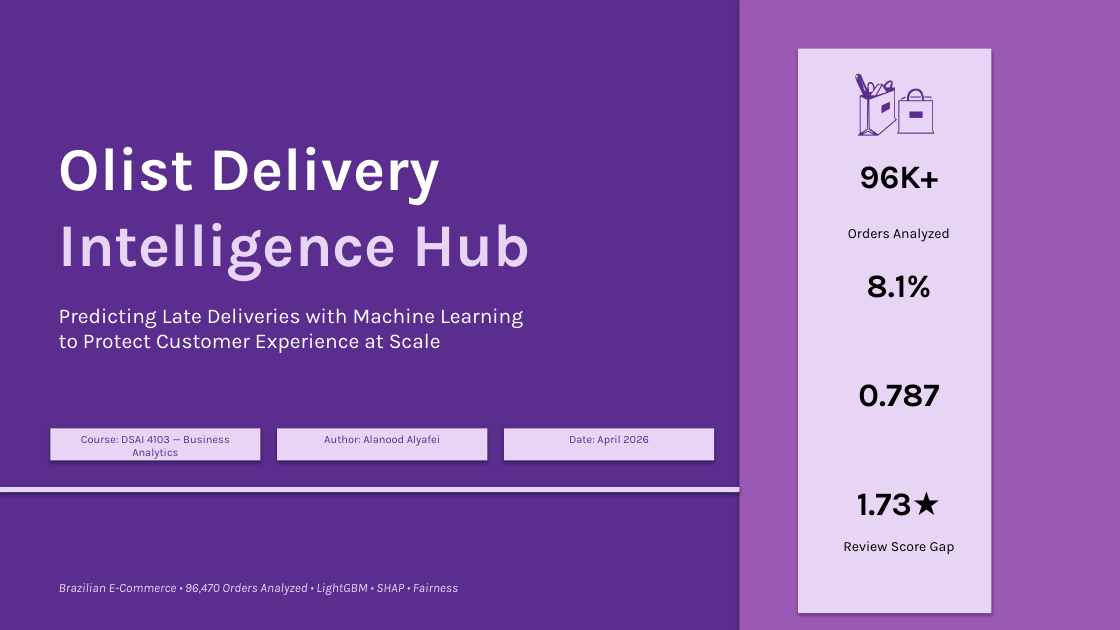
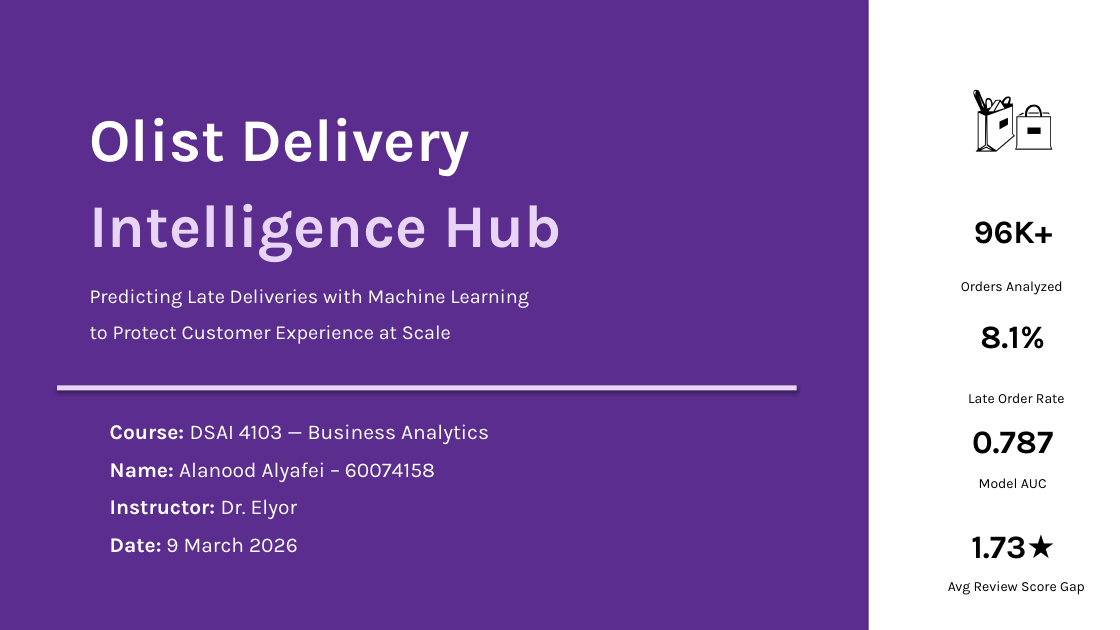
Before and after one commit to Alanood-Alyafeai/olist_analytics_AdvanceBusinessAnalytics_Project, a slide deck: slide 1 of Olist_Delivery_Intelligence_Presentation.pptx. Drawn at 1120x630 pixels with LibreOffice and Linux fonts; fonts in the diff are those of the drawing. Boxes give left, top, right and bottom in pixels: in the first picture for what was removed or moved away, otherwise in the second. Text is boxed around its words. In the diff, an @@ line names an element or a change of style, - is before the commit and + after.

```diff
--- a/Olist_Delivery_Intelligence_Presentation.pptx
+++ b/Olist_Delivery_Intelligence_Presentation.pptx
@@ rectangle: place and size @@
-rectangle at box(739, 0, 1120, 630)
+rectangle at box(869, 0, 1120, 630)
@@ rectangle at box(869, 0, 1120, 630): fill #9B59B6 to #FFFFFF @@
@@ rectangle removed at box(798, 49, 991, 613) @@
@@ text "🛍️": place and size @@
-text "🛍️" at box(798, 49, 991, 217)
+text "🛍️" at box(916, 65, 1109, 164)
@@ text "🛍️" at box(916, 65, 1109, 164): text colour #5B2D8E to #000000 @@
@@ text "Olist Delivery": place and size @@
-text "Olist Delivery" at box(59, 147, 440, 205)
+text "Olist Delivery" at box(90, 118, 470, 176)
@@ text "Intelligence Hub": place and size @@
-text "Intelligence Hub" at box(59, 223, 530, 281)
+text "Intelligence Hub" at box(90, 204, 561, 262)
@@ text "96K+": place and size @@
-text "96K+" at box(860, 166, 939, 189)
+text "96K+" at box(974, 221, 1053, 244)
@@ text "Predicting Late Deliveries with Machine ...": place and size @@
-text "Predicting Late Deliveries with Machine ..." at box(59, 308, 523, 353)
+text "Predicting Late Deliveries with Machine ..." at box(90, 289, 529, 344)
@@ text "Predicting Late Deliveries with Machine ..." at box(90, 289, 529, 344): size 18 to 17 pt; line spacing 1 to 1.5 @@
@@ text "Orders Analyzed": place and size @@
-text "Orders Analyzed" at box(848, 228, 950, 242)
+text "Orders Analyzed" at box(961, 281, 1063, 295)
@@ text "8.1%": place and size @@
-text "8.1%" at box(867, 275, 932, 298)
+text "8.1%" at box(980, 326, 1045, 349)
@@ rectangle: place and size @@
-rectangle at box(0, 487, 739, 492)
+rectangle at box(57, 386, 797, 391)
@@ text "0.787": place and size @@
-text "0.787" at box(858, 384, 939, 407)
+text "0.787" at box(972, 431, 1053, 454)
@@ text added at box(968, 393, 1065, 403), 12 pt, text #000000 @@
+Late Order Rate
@@ rectangle removed at box(50, 429, 260, 460) @@
@@ text removed at box(81, 435, 230, 459) @@
-Course: DSAI 4103 — Business Analytics
@@ text added at box(110, 424, 489, 553), 18 pt, text #FFFFFF @@
+Course: DSAI 4103 — Business Analytics
+Name: Alanood Alyafei – 60074158
+Instructor: Dr. Elyor
+Date: 9 March 2026
@@ rectangle removed at box(277, 429, 487, 460) @@
@@ text removed at box(324, 435, 440, 446) @@
-Author: Alanood Alyafei
@@ rectangle removed at box(504, 429, 714, 460) @@
@@ text removed at box(569, 435, 649, 446) @@
-Date: April 2026
@@ text added at box(979, 478, 1047, 488), 12 pt, text #000000 @@
+Model AUC
@@ text "1.73★": place and size @@
-text "1.73★" at box(857, 492, 941, 516)
+text "1.73★" at box(971, 535, 1055, 559)
@@ text removed at box(59, 583, 458, 595) @@
-Brazilian E-Commerce • 96,470 Orders Analyzed • LightGBM • SHAP • Fairness
@@ text at box(948, 581, 1085, 595): text changed @@
-Review Score Gap
+Avg Review Score Gap
```
Also in this commit, not shown: 9 other slides changed, 8 slides added, 6 slides removed.
